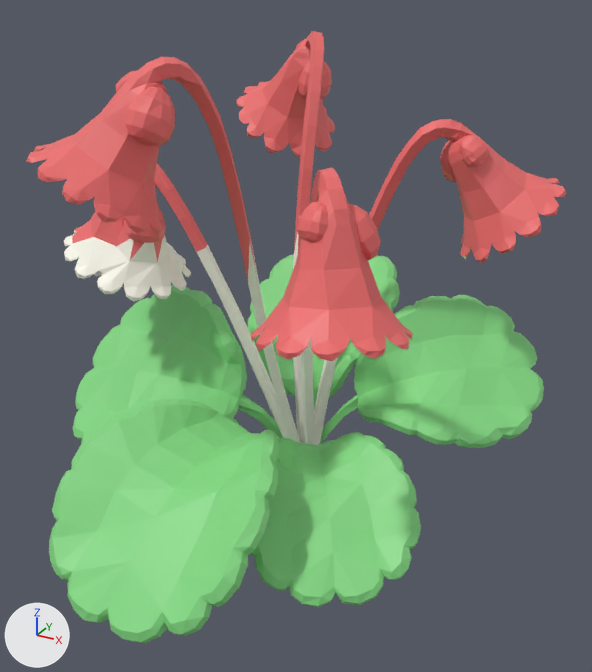
One commit to the glTF model tools/art/models/tripo/iwakagami.glb: the scene before it, then after it.
Both versions are drawn from a camera (50 mm lens) standing at (0.191, -0.316, 0.256) and looking at (0.017, 0.0, 0.097). The axes (+X, +Y, +Z) are drawn at lower left. The lights are the same throughout. The older version comes first. Vertices at exactly the same position are counted once.

Before the edit, the objects in view are built like this:
```python
me_geometry_0 = bpy.data.meshes.new('geometry_0')
me_geometry_0.from_pydata(...)  # 3470 vertices, 6527 faces; spans x -0.124..0.124, y -0.121..0.121, z 0.0..0.23
me_geometry_0.materials.append(mat_defaultmaterial)
ob_geometry_0 = bpy.data.objects.new('geometry_0', me_geometry_0)
ob_geometry_0.location = (0.0, 0.0, 0.0)
```
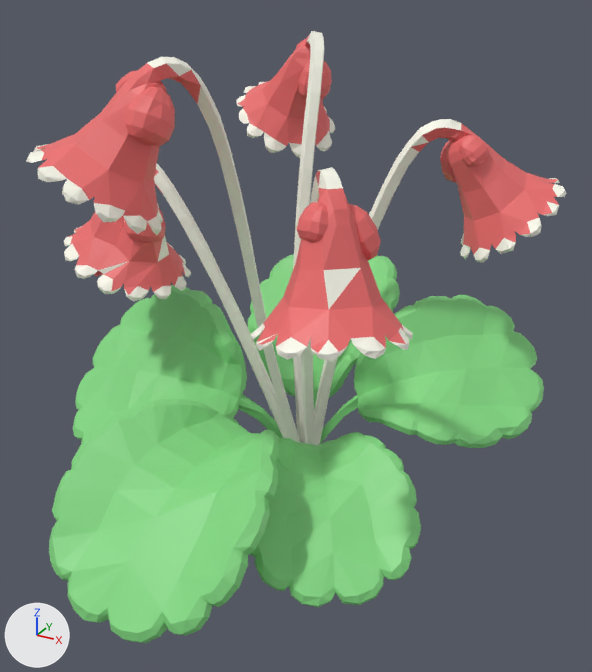
Patch to the scene script:
```diff
--- a/tools/art/models/tripo/iwakagami.glb.py
+++ b/tools/art/models/tripo/iwakagami.glb.py
@@ me_geometry_0 @@
 me_geometry_0.from_pydata(...)  # 3470 vertices, 6527 faces; spans x -0.124..0.124, y -0.121..0.121, z 0.0..0.23
 # used by ob_geometry_0; location = (0.0, 0.0, 0.0)
+# me_geometry_0 part 1: 966 faces centred in x -0.108..0.122, y -0.106..0.12, z 0.115..0.23 are repainted in the vertex colours; the middle colour goes from red #ef6e6e to white #fdfdef
 me_geometry_0.materials.append(mat_defaultmaterial)
```

Boxes [x1, y1, x2, y2] around the edits, measured in the pictures (592 x 672 px):
part 1 of me_geometry_0, recoloured
    both: [26, 31, 566, 361]
